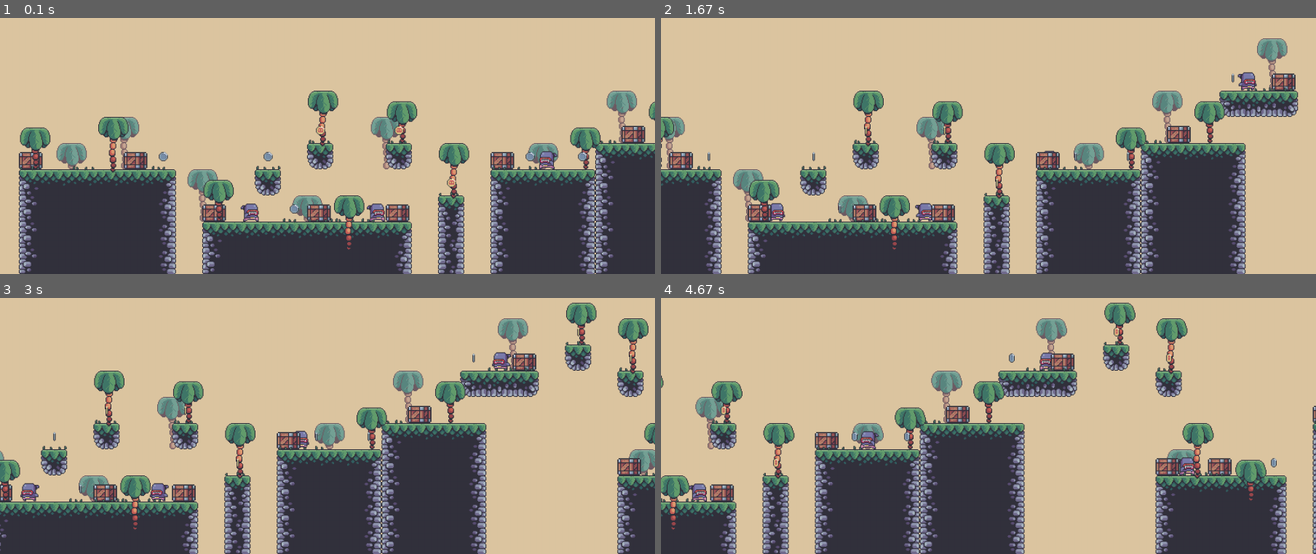
Above: before the commit, frames 1-4 (two rows, left to right).
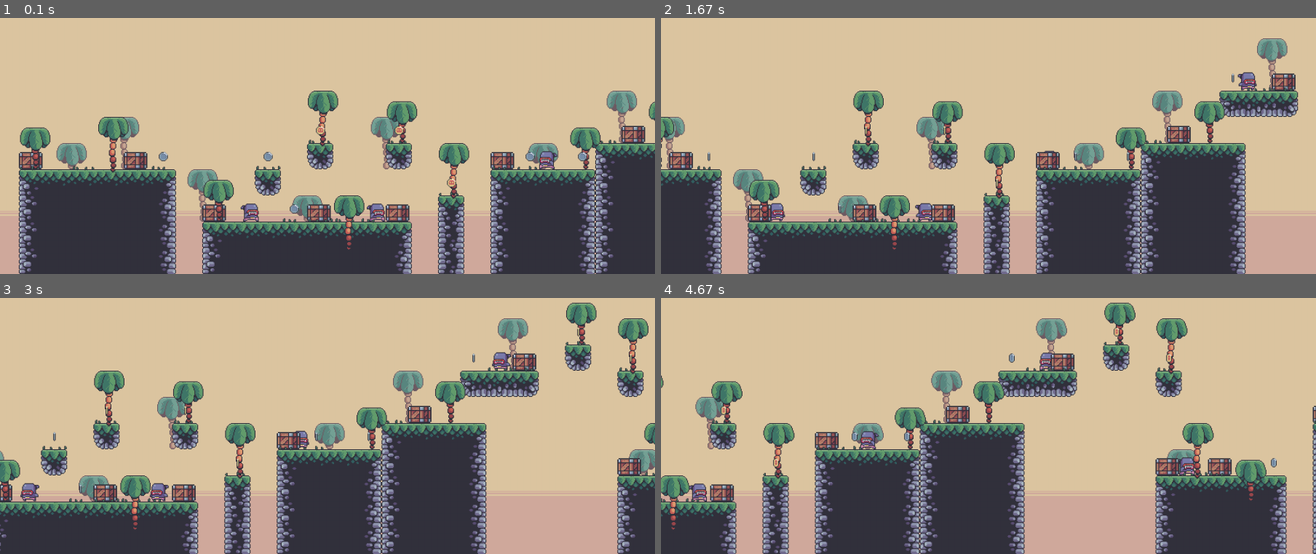
Above: after the commit, the same moments.

Repository: harryodubhghaill/pygame-platformer
Game: pygame game, started from main.py
The game is run twice, just before and just after one commit, with the same random seed, the same clock (stepped at 60 frames per second) and the same inputs.
Inputs:
- Up to frame 1 (0.1 s): no input
- Up to frame 2 (1.67 s): no input
- Up to frame 3 (3 s): no input
- Up to frame 4 (4.67 s): no input

The runs differ from the first frame. In frame 1, 3.7% of the frame differs, in the area x 0-91%, y 76-100%; in frame 2, 5.4%; in frame 3, 6.6%; in frame 4, 7.3%, in the area x 0-100%, y 76-100%.

Commit message:
add horizon and lower sky

Diff:
--- a/decoration.py
+++ b/decoration.py
@@ -17,4 +17,9 @@
     def draw(self, surface):
         for row in range(vertical_tile_number):
             y = row * tile_size
-            surface.blit(self.top, (0, y))
+            if row < self.horizon:
+                surface.blit(self.top, (0, y))
+            elif row == self.horizon:
+                surface.blit(self.middle, (0, y))
+            else:
+                surface.blit(self.bottom, (0, y))
